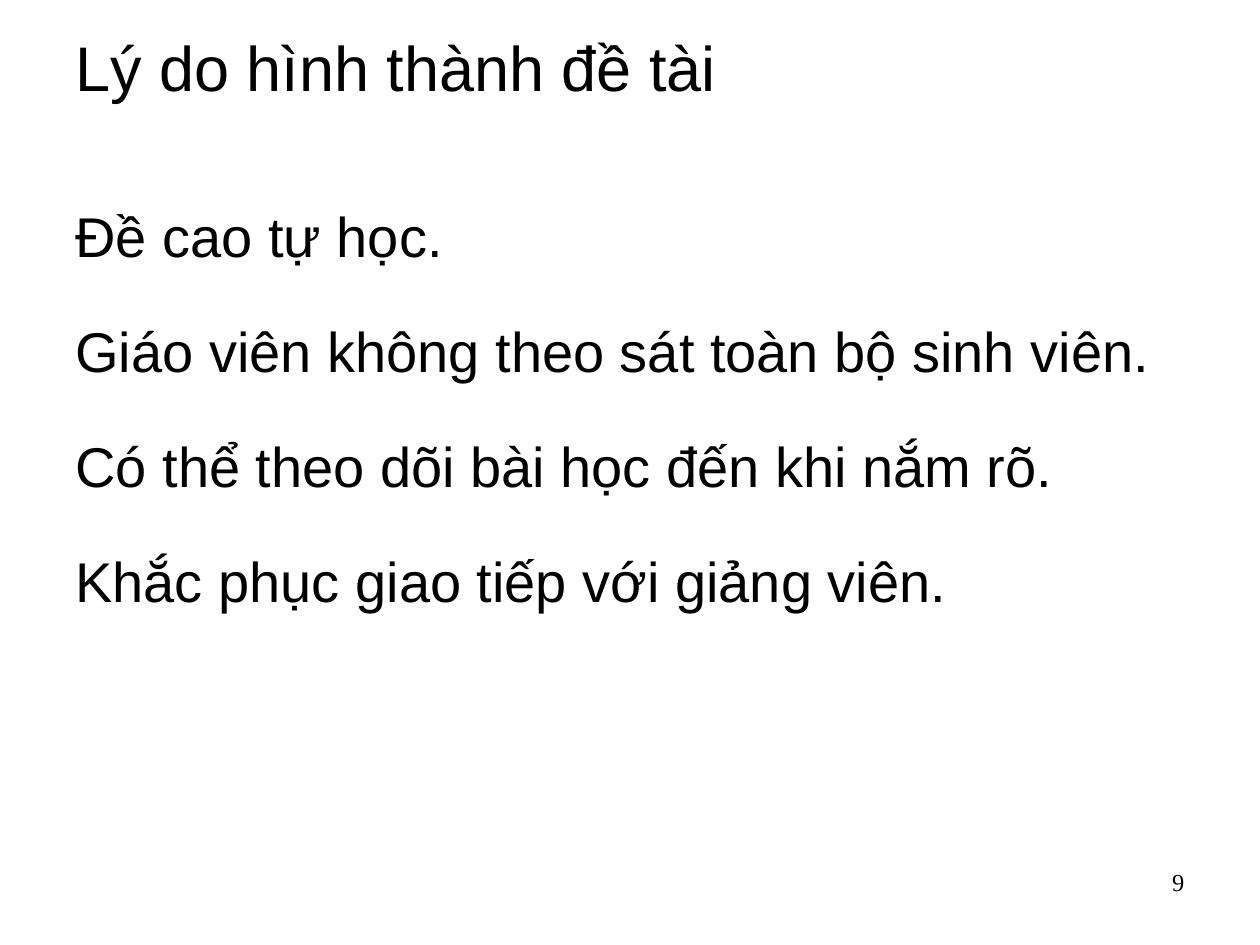
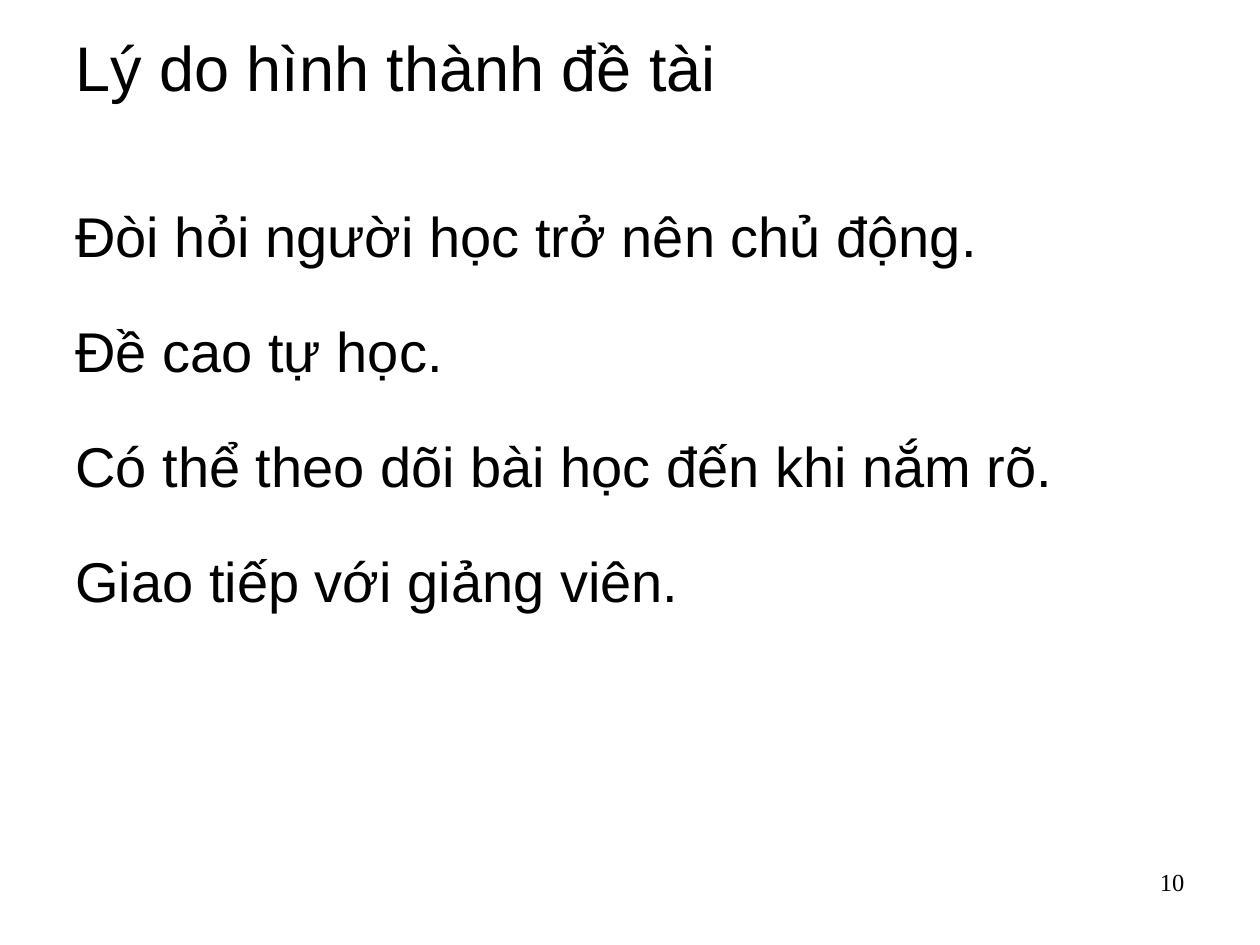
Before and after one commit to dhieucse09/mis, a slide deck: slide 10 of main/group-project/Group project.ppt (slide 9 before the commit). Drawn at 1260x945 pixels with LibreOffice and Linux fonts; fonts in the diff are those of the drawing; background and template pictures are left out. Boxes give left, top, right and bottom in pixels: in the first picture for what was removed or moved away, otherwise in the second. Text is boxed around its words. In the diff, an @@ line names an element or a change of style, - is before the commit and + after.

```diff
--- a/main/group-project/Group project.ppt
+++ b/main/group-project/Group project.ppt
@@ text at [75,214,976,268]: paragraph added @@
+Đòi hỏi người học trở nên chủ động.
@@ text at [75,330,1149,383]: paragraph removed @@
-Giáo viên không theo sát toàn bộ sinh viên.
@@ text at [75,559,678,613]: text changed @@
-Khắc phục giao tiếp với giảng viên.
+Giao tiếp với giảng viên.
@@ page number at [1160,874,1185,892]: text changed @@
-9
+10
```
Also in this commit, not shown: 8 other slides changed, 6 slides added, 3 slides removed, 14 other files.
